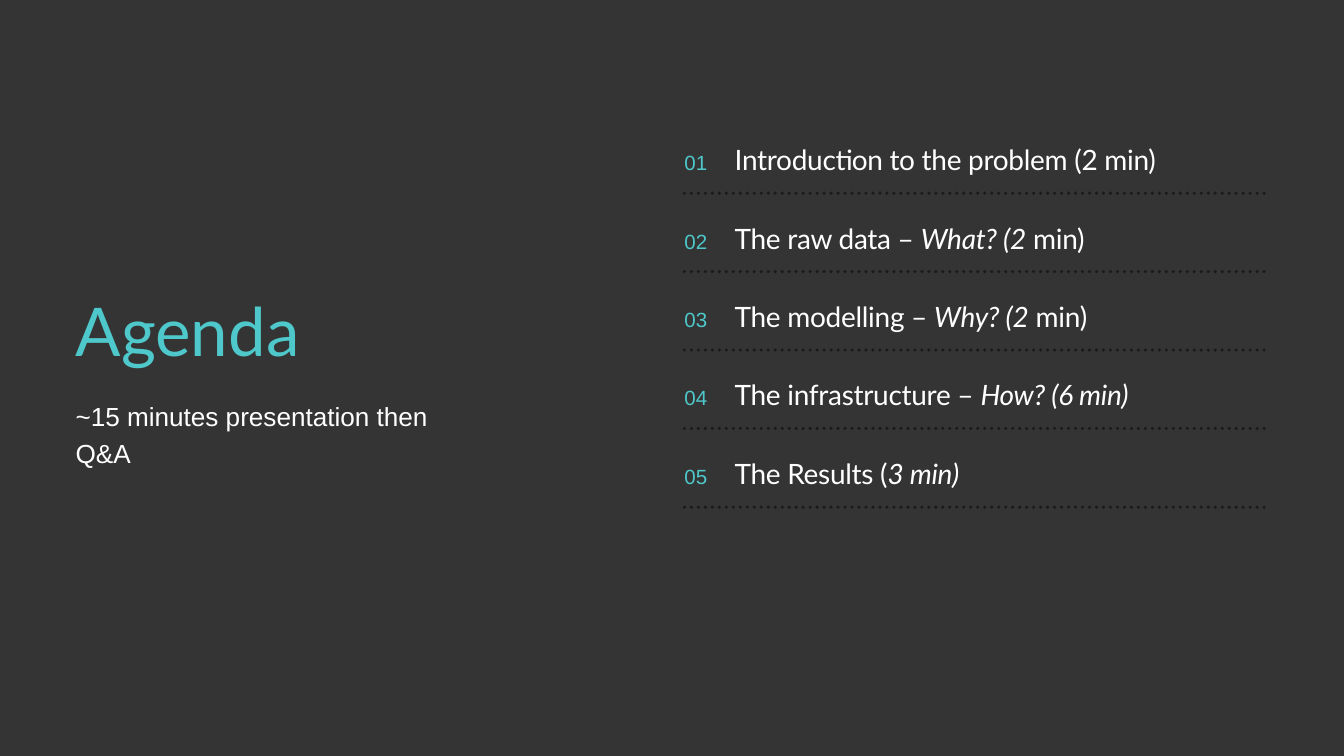
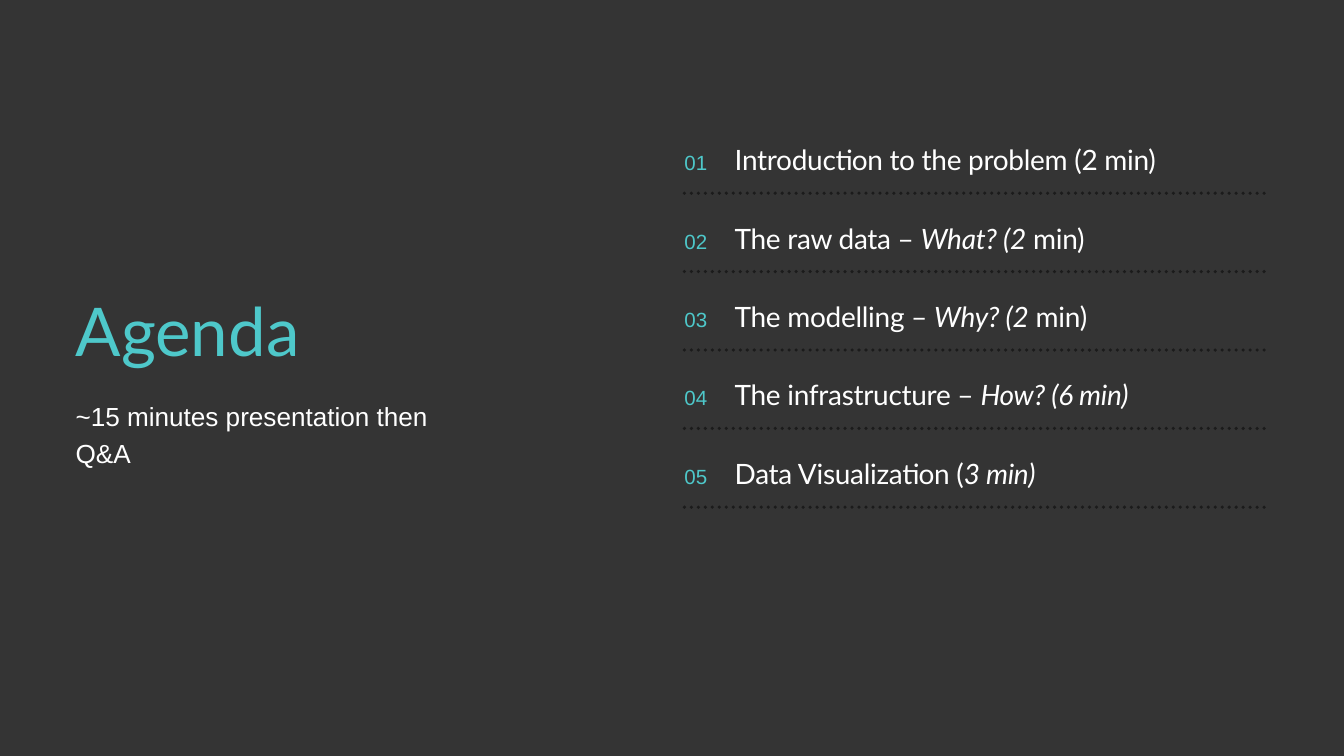
Before and after one commit to gustavhartz/ComicUniverse, a slide deck: slide 2 of DataCase.pptx. Drawn at 1344x756 pixels with LibreOffice and Linux fonts; fonts in the diff are those of the drawing. Boxes give left, top, right and bottom in pixels: in the first picture for what was removed or moved away, otherwise in the second. Text is boxed around its words. In the diff, an @@ line names an element or a change of style, - is before the commit and + after.

```diff
--- a/DataCase.pptx
+++ b/DataCase.pptx
@@ text at [735, 462, 1035, 488]: text changed @@
-The Results (3 min)
+Data Visualization (3 min)
```
Also in this commit, not shown: 2 other slides changed.
